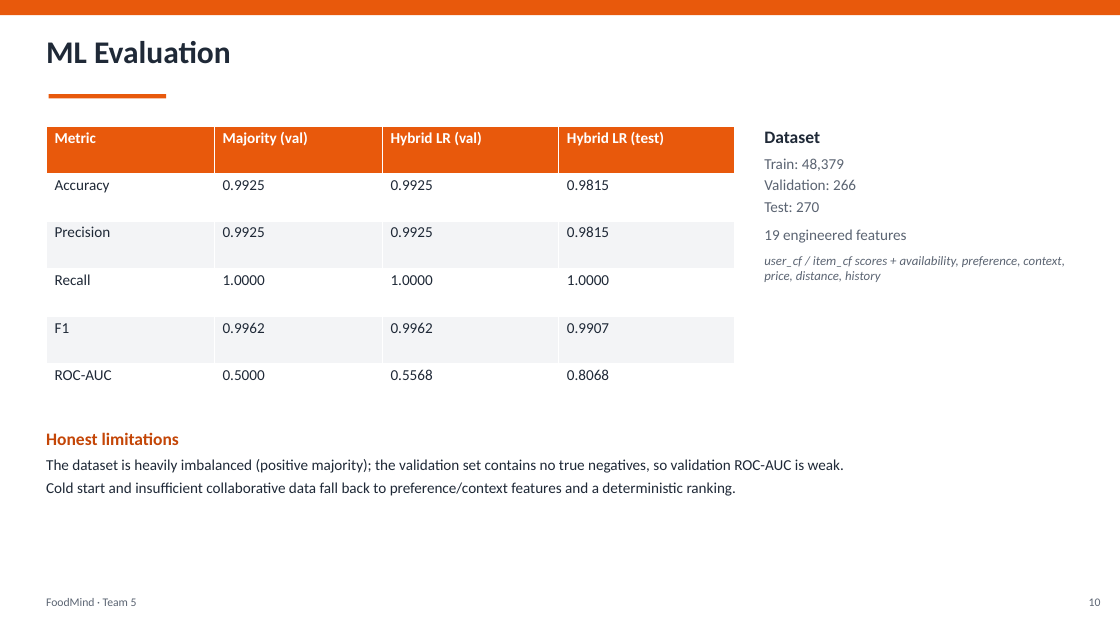
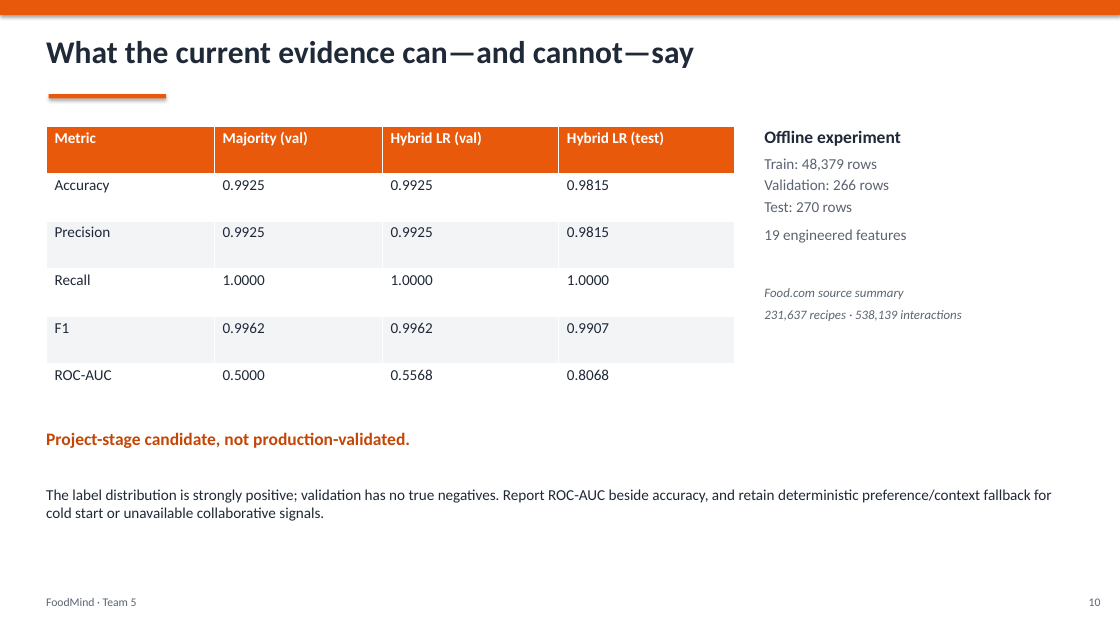
Before and after one commit to foodmind-team/foodmind-docs, a slide deck: slide 13 of presentation/slides/FoodMind_Final_Presentation.pptx. Drawn at 1120x630 pixels with LibreOffice and Linux fonts; fonts in the diff are those of the drawing. Boxes give left, top, right and bottom in pixels: in the first picture for what was removed or moved away, otherwise in the second. Text is boxed around its words. In the diff, an @@ line names an element or a change of style, - is before the commit and + after.

Commit message:
docs(presentation): refine final FoodMind story

```diff
--- a/presentation/slides/FoodMind_Final_Presentation.pptx
+++ b/presentation/slides/FoodMind_Final_Presentation.pptx
@@ rectangle at box(0, 0, 1120, 15): shadow on @@
@@ rectangle added at box(0, 0, 1120, 630), fill #FFFFFF @@
@@ text at box(46, 41, 694, 68): text changed @@
-ML Evaluation
+What the current evidence can—and cannot—say
@@ rectangle at box(49, 94, 166, 98): shadow on @@
@@ text at box(764, 131, 901, 212): text changed @@
-Dataset
-Train: 48,379
-Validation: 266
-Test: 270
+Offline experiment
+Train: 48,379 rows
+Validation: 266 rows
+Test: 270 rows
@@ text at box(764, 288, 961, 321): text changed @@
-user_cf / item_cf scores + availability, preference, context, price, distance, history
+Food.com source summary
+231,637 recipes · 538,139 interactions
@@ text at box(46, 432, 1052, 521): text changed @@
-Honest limitations
-The dataset is heavily imbalanced (positive majority); the validation set contains no true negatives, so validation ROC-AUC is weak.
-Cold start and insufficient collaborative data fall back to preference/context features and a deterministic ranking.
+Project-stage candidate, not production-validated.
+The label distribution is strongly positive; validation has no true negatives. Report ROC-AUC beside accuracy, and retain deterministic preference/context fallback for cold start or unavailable collaborative signals.
```
Also in this commit, not shown: 13 other slides changed, 13 slides added, 13 slides removed.
